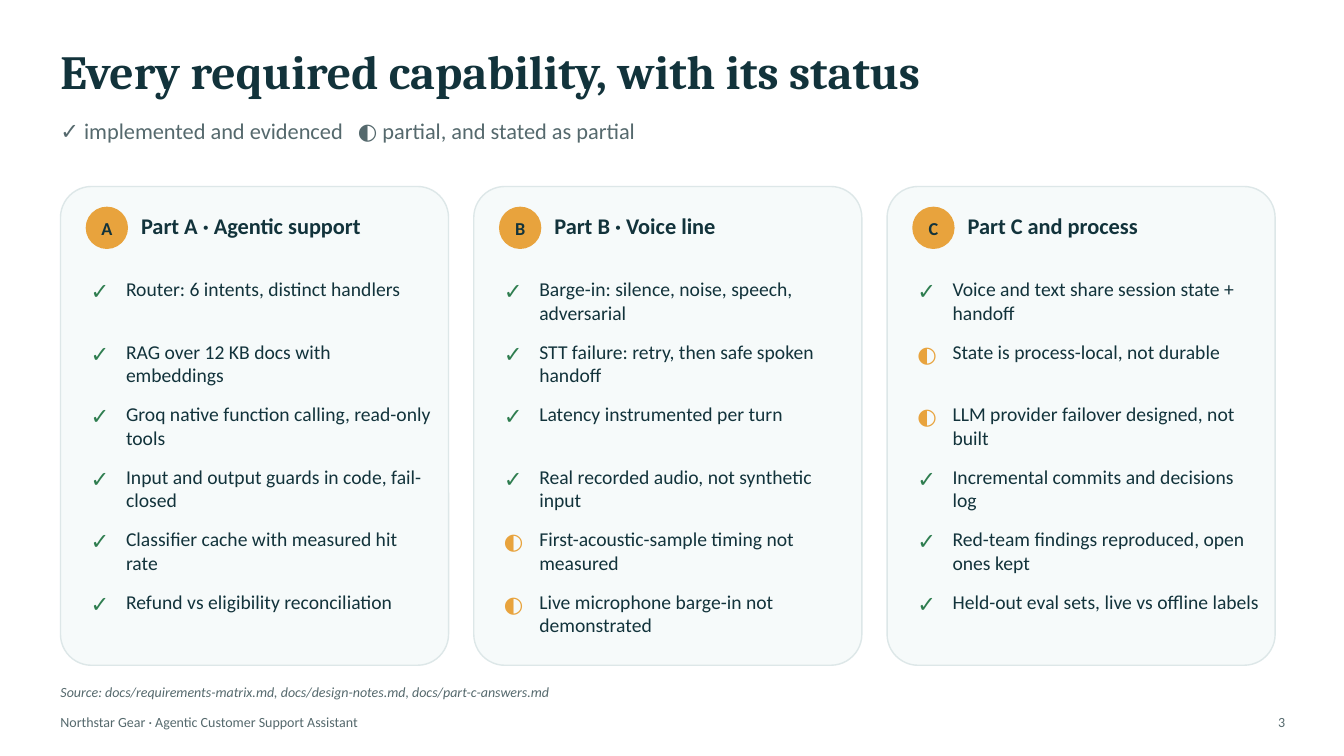
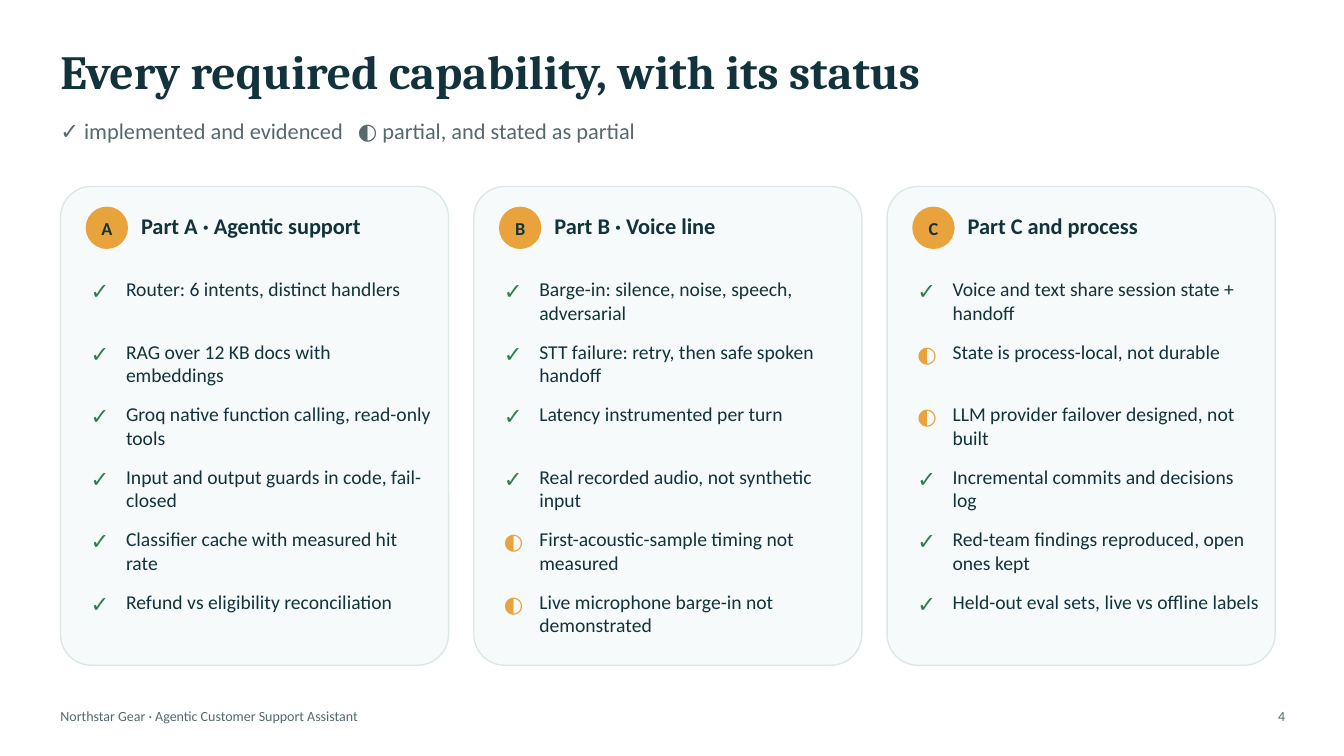
Before and after one commit to amit253/Agentic-Customer-Support-Assistant, a slide deck: slide 4 of presentation/agentic-customer-support.pptx (slide 3 before the commit). Drawn at 1344x756 pixels with LibreOffice and Linux fonts; fonts in the diff are those of the drawing. Boxes give left, top, right and bottom in pixels: in the first picture for what was removed or moved away, otherwise in the second. Text is boxed around its words. In the diff, an @@ line names an element or a change of style, - is before the commit and + after.

```diff
--- a/presentation/agentic-customer-support.pptx
+++ b/presentation/agentic-customer-support.pptx
@@ text removed at box(60, 687, 549, 700) @@
-Source: docs/requirements-matrix.md, docs/design-notes.md, docs/part-c-answers.md
@@ text "Northstar Gear · Agentic Customer ...": place and size @@
-text "Northstar Gear · Agentic Customer ..." at box(60, 717, 358, 730)
+text "Northstar Gear · Agentic Customer ..." at box(60, 711, 358, 724)
@@ text removed at box(1278, 718, 1285, 727) @@
-3
@@ text added at box(1278, 712, 1285, 721), 10 pt, text #55696D @@
+4
```
Also in this commit, not shown: 15 other slides changed, 2 slides added, 1 slide removed, 4 other files.
